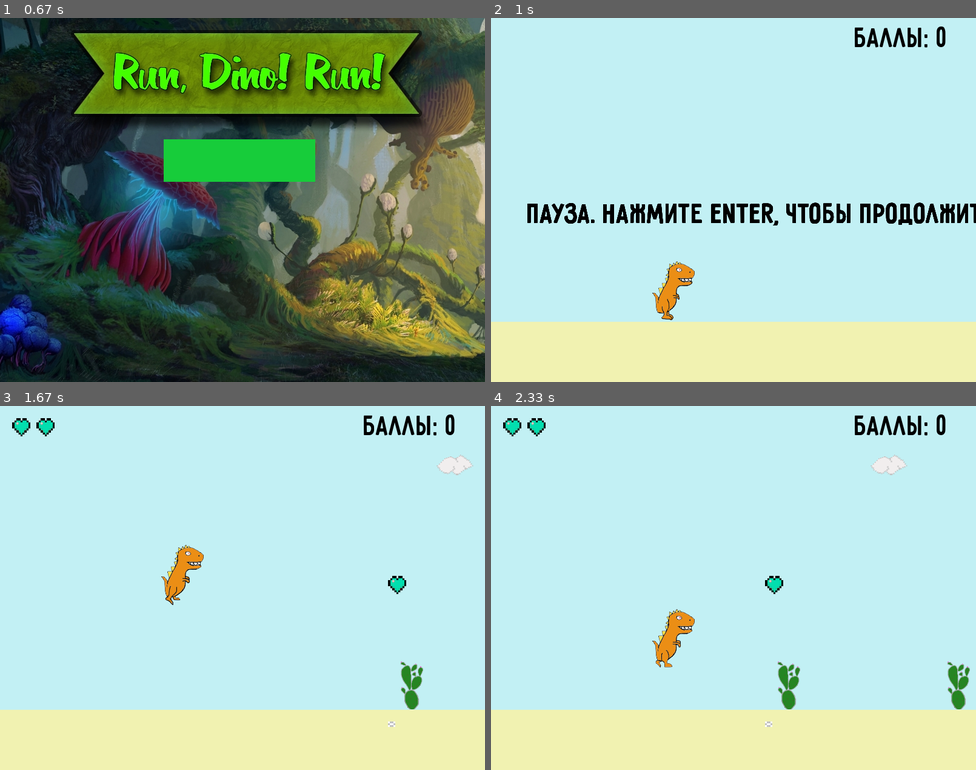
Above: before the commit, frames 1-4 (two rows, left to right).
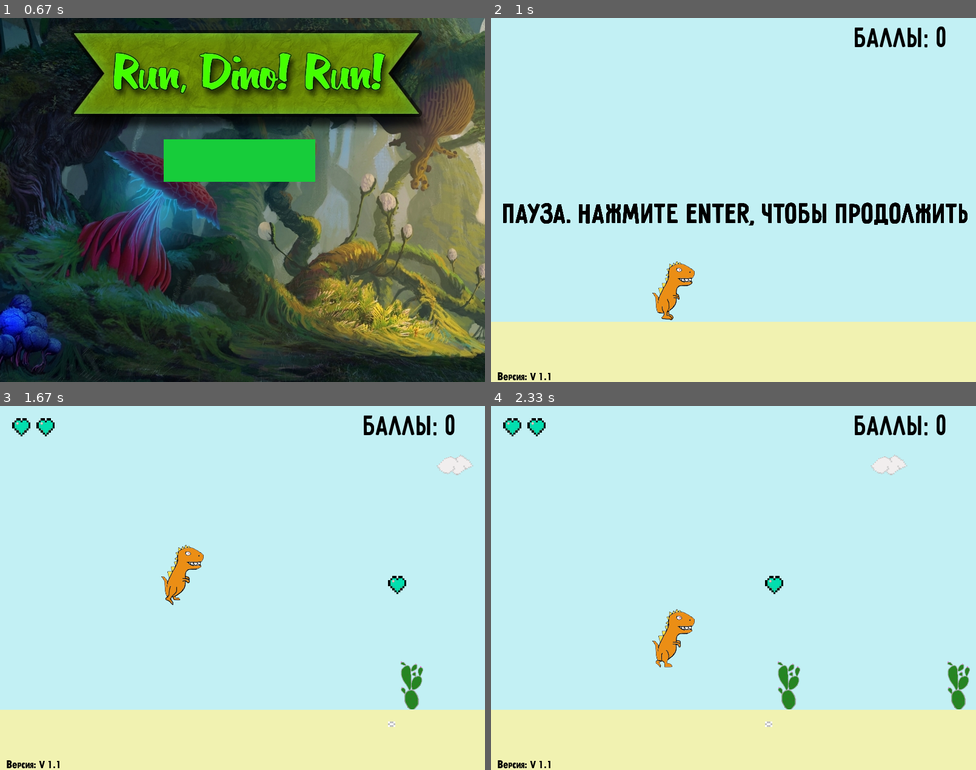
Above: after the commit, the same moments.

Repository: TimWCA/DinoGame
Game: pygame game, started from Dino pygame/DinoGame.py
Two runs of this game, one before a commit and one after it. Both use one fixed random seed, a clock stepped at 60 frames per second and the inputs below.
Inputs:
- Up to frame 1 (0.67 s): click "Начать Игру" at 0.38 s
- Up to frame 2 (1 s): tap Esc at 0.67 s
- Up to frame 3 (1.67 s): tap Enter at 1 s; tap Space at 1.33 s
- Up to frame 4 (2.33 s): tap Space at 2.23 s

Frame 1 is identical in both runs. In frame 2, 3.0% of the frame differs, in the area x 1-100%, y 50-100%; in frame 3, 0.1%; in frame 4, 0.1%.

Commit message:
Version indicator added

Diff:
--- a/Dino pygame/DinoGame.py
+++ b/Dino pygame/DinoGame.py
@@ -180,6 +180,7 @@
 
         display.blit(land, (0, 0))
         print_text('Баллы: ' + str(scors), 600, 10)
+        print_text2('Версия: V 1.1 ', 10, 580)
 
 
         draw_array(cactus_arr)
@@ -324,6 +325,12 @@
     display.blit(text, (x, y))
 
 
+def print_text2(message, x, y, font_color = (0, 0, 0), font_type = 'cirilica.otf', font_size = 20):
+    font_type = pygame.font.Font(font_type, font_size)
+    text = font_type.render(message, True, font_color)
+    display.blit(text, (x, y))
+
+
 def pause():
     paused =True
 
@@ -335,7 +342,7 @@
                 pygame.quit()
                 quit()
 
-        print_text('Пауза. Нажмите Enter, чтобы продолжить', 60, 300)
+        print_text('Пауза. Нажмите Enter, чтобы продолжить', 20, 300)
 
         keys = pygame.key.get_pressed()
         if keys[pygame.K_RETURN]:
Binary file added: Dino pygame/cirilica.otf
